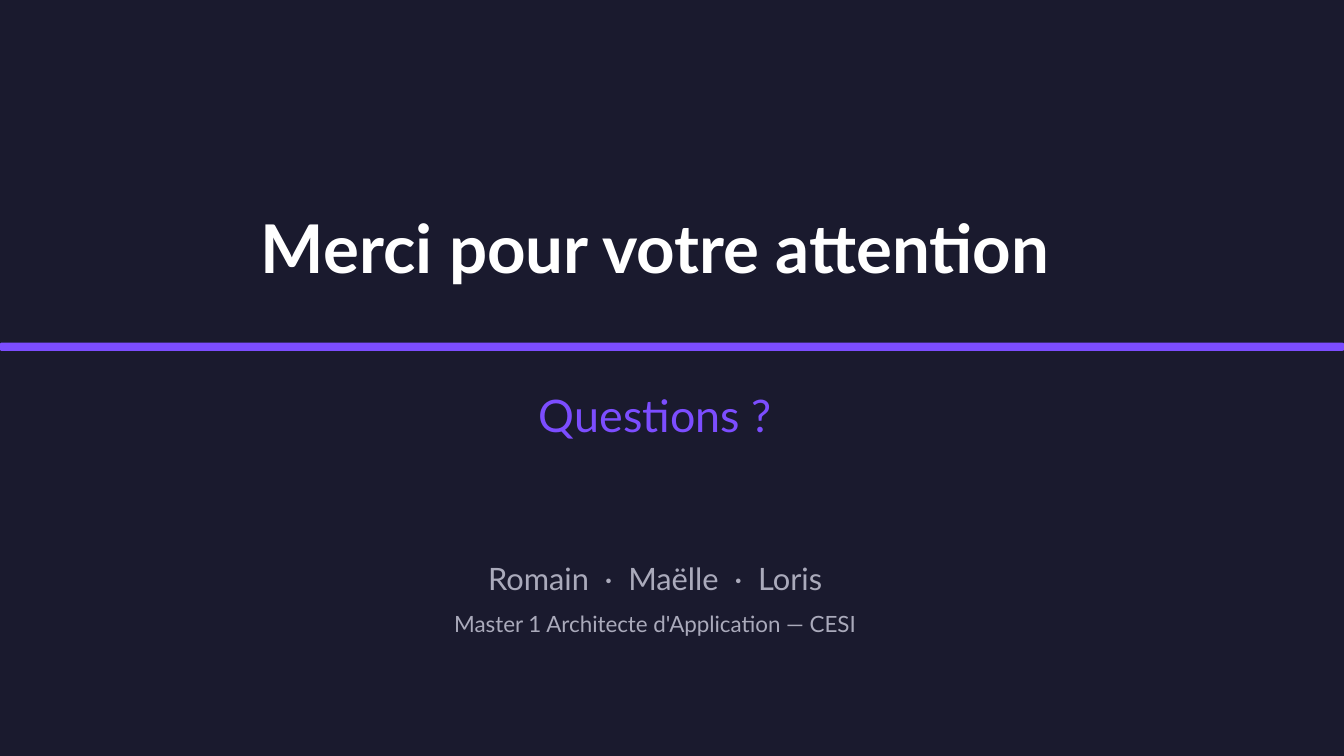
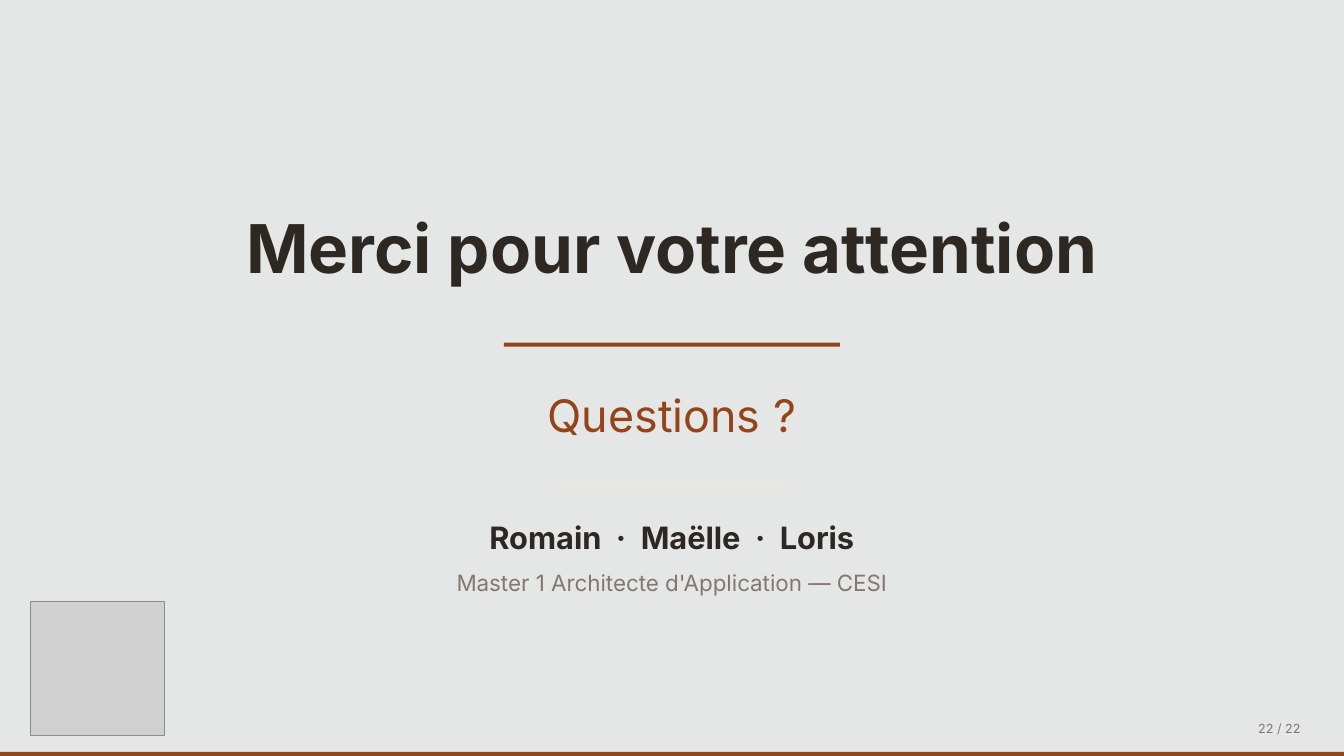
Before and after one commit to morepudding/maelJtm, a slide deck: slide 22 of 07-presentation/BricoLoc2_Presentation.pptx (slide 19 before the commit). Drawn at 1344x756 pixels with LibreOffice and Linux fonts; fonts in the diff are those of the drawing; grey boxes stand for pictures. Boxes give left, top, right and bottom in pixels: in the first picture for what was removed or moved away, otherwise in the second. Text is boxed around its words. In the diff, an @@ line names an element or a change of style, - is before the commit and + after.

```diff
--- a/07-presentation/BricoLoc2_Presentation.pptx
+++ b/07-presentation/BricoLoc2_Presentation.pptx
@@ background #1A1A2E to #E5E7E6 @@
@@ text "Merci pour votre attention" at box(246, 221, 1097, 287): font Lato to Inter, text colour #FFFFFF to #2E2822 @@
@@ rounded rectangle removed at box(0, 343, 1344, 351) @@
@@ rectangle added at box(504, 343, 840, 347), fill #93441A @@
@@ text "Questions ?" at box(548, 398, 761, 435): font Lato to Inter, text colour #7C4DFF to #93441A @@
@@ rectangle added at box(555, 484, 789, 487), fill #EEE6D8 @@
@@ text "Romain · Maëlle · Loris": place and size @@
-text "Romain · Maëlle · Loris" at box(488, 567, 822, 590)
+text "Romain · Maëlle · Loris" at box(489, 525, 854, 550)
@@ text "Romain · Maëlle · Loris" at box(489, 525, 854, 550): font Lato to Inter, text colour #AAAABB to #2E2822, bold on @@
@@ text "Master 1 Architecte d'Application — ...": place and size @@
-text "Master 1 Architecte d'Application — ..." at box(454, 615, 856, 636)
+text "Master 1 Architecte d'Application — ..." at box(457, 574, 887, 596)
@@ text "Master 1 Architecte d'Application — ..." at box(457, 574, 887, 596): font Lato to Inter, text colour #AAAABB to #82786E @@
@@ picture added at box(30, 602, 164, 736) @@
@@ text added at box(1258, 724, 1300, 733), 9 pt, text #82786E @@
+22 / 22
@@ rectangle added at box(0, 752, 1344, 756), fill #93441A @@
```
Also in this commit, not shown: 10 other slides changed, 11 slides added, 8 slides removed, 15 other files.
